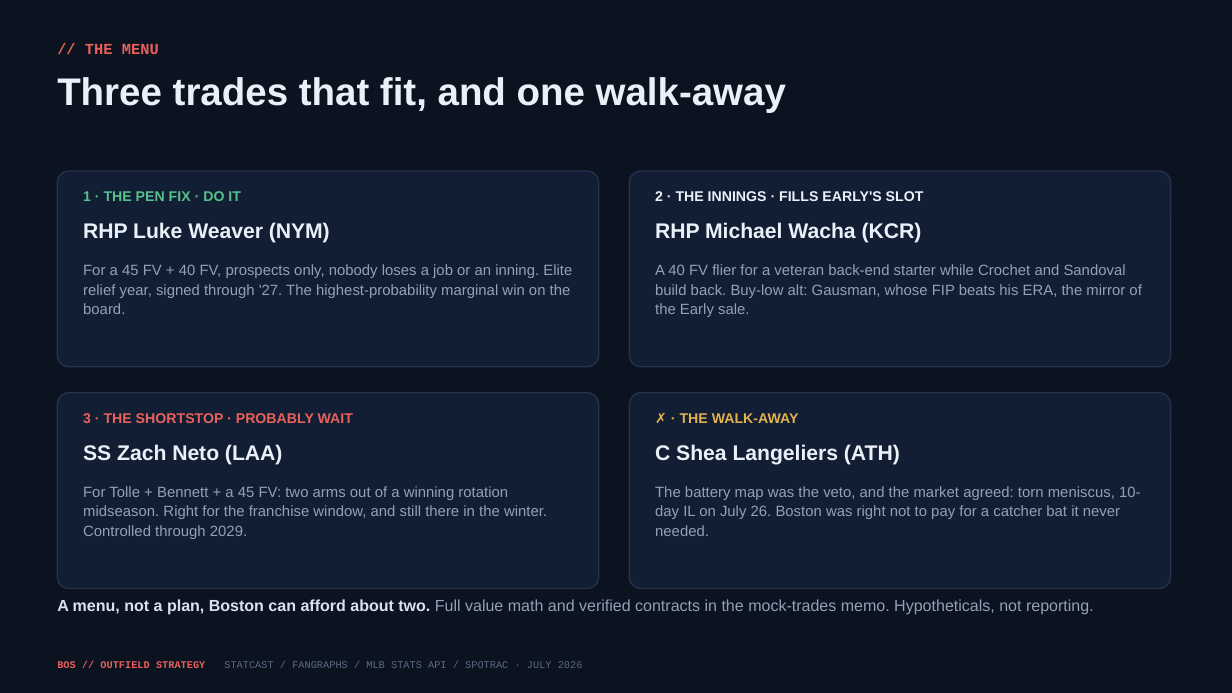
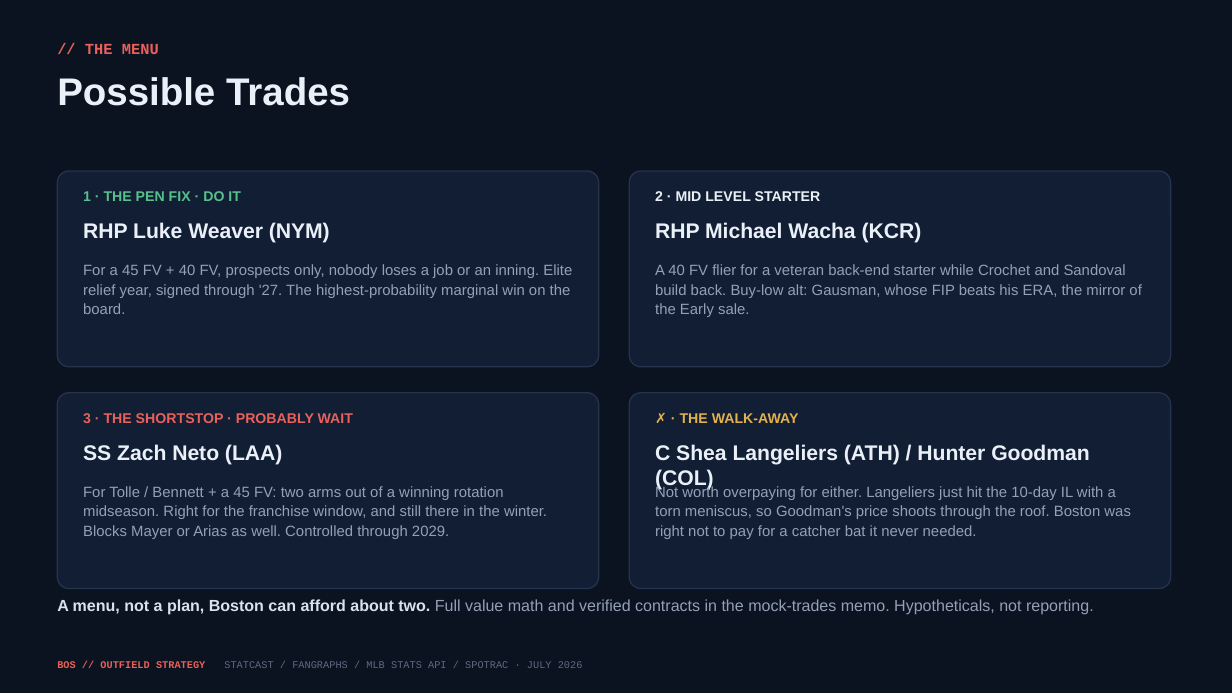
Before and after one commit to justinloo12/jarren-duran-outlier-analysis, a slide deck: slide 14 of outputs/Red_Sox_Trade_Deadline.pptx. Drawn at 1232x693 pixels with LibreOffice and Linux fonts; fonts in the diff are those of the drawing. Boxes give left, top, right and bottom in pixels: in the first picture for what was removed or moved away, otherwise in the second. Text is boxed around its words. In the diff, an @@ line names an element or a change of style, - is before the commit and + after.

```diff
--- a/outputs/Red_Sox_Trade_Deadline.pptx
+++ b/outputs/Red_Sox_Trade_Deadline.pptx
@@ text at box(57, 77, 350, 106): text changed @@
-Three trades that fit, and one walk-away
+Possible Trades
@@ text at box(655, 191, 821, 201): text changed @@
-2 · THE INNINGS · FILLS EARLY'S SLOT
+2 · MID LEVEL STARTER
@@ text at box(655, 444, 1089, 490): text changed @@
-C Shea Langeliers (ATH)
+C Shea Langeliers (ATH) / Hunter Goodman (COL)
@@ text at box(83, 486, 547, 539): text changed @@
-For Tolle + Bennett + a 45 FV: two arms out of a winning rotation midseason. Right for the franchise window, and still there in the winter. Controlled through 2029.
+For Tolle / Bennett + a 45 FV: two arms out of a winning rotation midseason. Right for the franchise window, and still there in the winter. Blocks Mayer or Arias as well. Controlled through 2029.
@@ text at box(655, 485, 1130, 539): text changed @@
-The battery map was the veto, and the market agreed: torn meniscus, 10-day IL on July 26. Boston was right not to pay for a catcher bat it never needed.
+Not worth overpaying for either. Langeliers just hit the 10-day IL with a torn meniscus, so Goodman's price shoots through the roof. Boston was right not to pay for a catcher bat it never needed.
```
Also in this commit, not shown: 11 other slides changed, 1 slide added, 1 slide removed, 3 other files.
